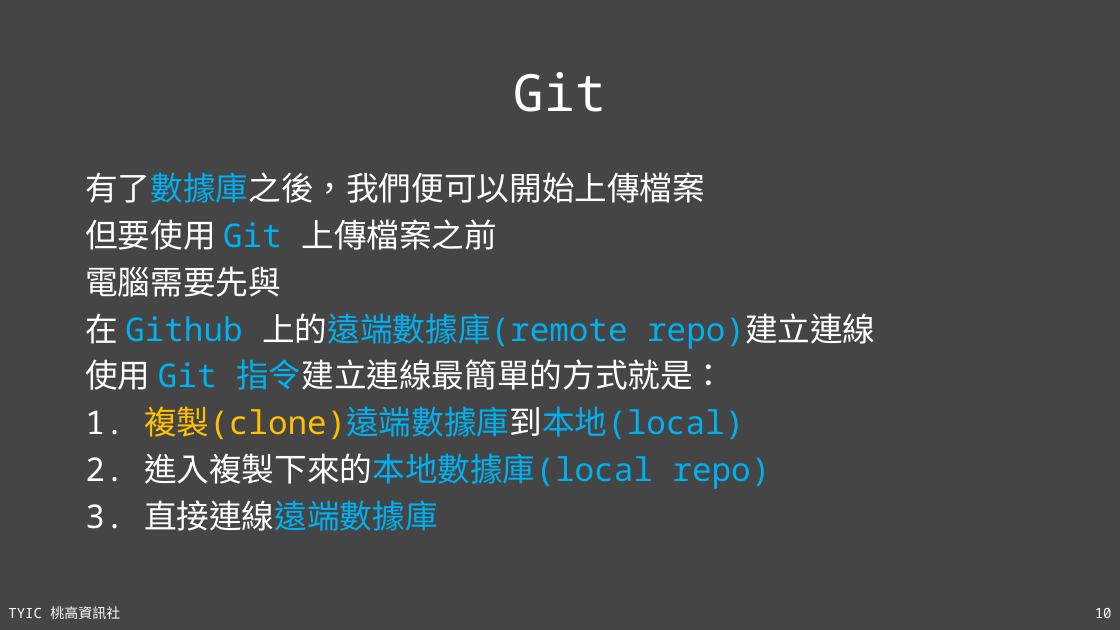
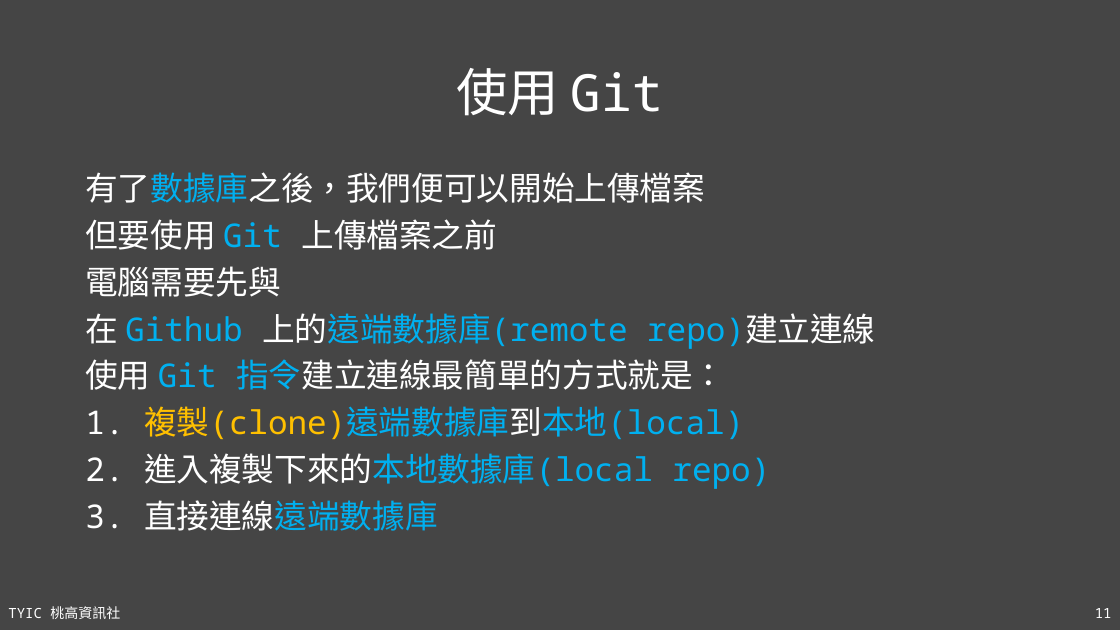
Before and after one commit to TYSHIC/slides, a slide deck: slide 11 of ppt/16_Git 與 Github.pptx (slide 10 before the commit). Drawn at 1120x630 pixels with LibreOffice and Linux fonts; fonts in the diff are those of the drawing. Boxes give left, top, right and bottom in pixels: in the first picture for what was removed or moved away, otherwise in the second. Text is boxed around its words. In the diff, an @@ line names an element or a change of style, - is before the commit and + after.

```diff
--- a/ppt/16_Git 與 Github.pptx
+++ b/ppt/16_Git 與 Github.pptx
@@ title at (457, 68, 663, 116): text changed @@
-Git
+使用 Git
@@ page number at (1095, 608, 1112, 618): text changed @@
-10
+11
```
Also in this commit, not shown: 1 other slide changed, 4 slides added, 4 other files.
